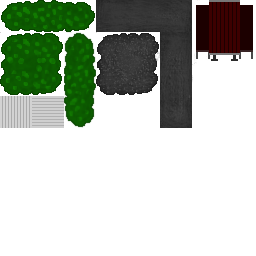
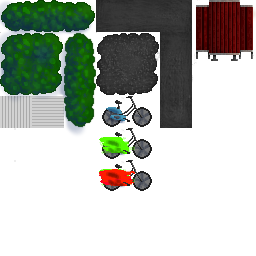
Revision of a layered 256 x 256 image; what changed, layer by layer:
added group "bike-red" with 8 layers above "bike-green" over [14, 160, 152, 191]
added layer "bike-accessories-shadow #2" (multiply, 65%) in group "bike-red" over [14, 160, 125, 188]
added layer "bike wheels #2" in group "bike-red" over [102, 171, 152, 191]
added layer "bike-wheels-shadow #2" (multiply) in group "bike-red" over [104, 172, 150, 190]
added layer "bike-wheels-inner #2" in group "bike-red" over [104, 173, 151, 189]
added group "bike-green" with 8 layers above "bike-blue" over [14, 128, 152, 159]
added layer "bike-accessories-shadow #1" (multiply, 65%) in group "bike-green" over [14, 128, 125, 156]
added layer "bike wheels #1" in group "bike-green" over [102, 139, 152, 159]
added layer "bike-wheels-shadow #1" (multiply) in group "bike-green" over [104, 140, 150, 158]
added group "bike-blue" with 7 layers above "bushes" over [14, 96, 152, 127]
added layer "bike-accessories-shadow" (multiply, 65%) in group "bike-blue" over [14, 96, 125, 124]
added layer "bike wheels" in group "bike-blue" over [102, 107, 152, 127]
added layer "bike-wheels-shadow" (multiply) in group "bike-blue" over [104, 108, 150, 126]
added group "bushes" with 4 layers above "tables" over [0, 0, 97, 137]
added layer "bushes-highlights" (color dodge) in group "bushes" over [0, 0, 97, 118]
added layer "bushes-general-shadow" (multiply) in group "bushes" over [0, 0, 94, 137]
added layer "bushes-blue" (28%) in group "bushes" over [1, 5, 94, 125]
added layer "bushes-detail-shadow" (multiply, 55%) in group "bushes" over [1, 5, 94, 125]
added group "tables" with 3 layers above "Hintergrund" over [196, 0, 256, 61]
added layer "tables-highlights" (color dodge) in group "tables" over [196, 0, 256, 55]
added layer "tables-foundation" in group "tables" over [196, 0, 254, 61]
painted on "Hintergrund" over [196, 0, 253, 61]
…and 13 more changes (13 added)
